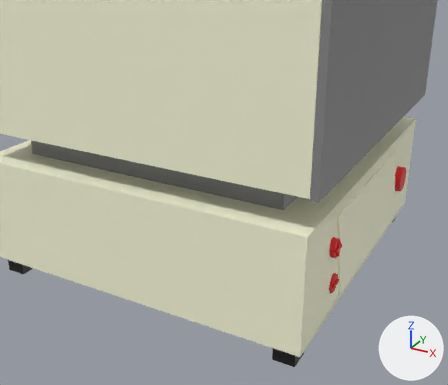
The FBX model Assets/Objects/Models/FBX/Forno v4.fbx, before and after one commit.
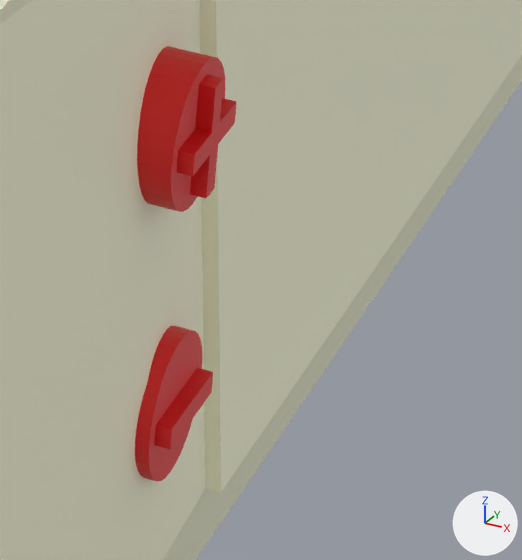
Old and new are each drawn whole from a 50 mm camera at (0.398, -0.892, 0.552) aimed at (0.017, -0.2, 0.206) and again close up on the part from 70% to 85% of the width and 60% to 79% of the height. The axes (+X, +Y, +Z) are drawn at lower right. The lights are the same throughout. Where no turn or scale is listed for an object, it has been applied to the vertices. Vertices at the same position are counted once.

Objects in the first close-up: 'Blocco base', 'Schermo', 'Tasto', 'Tasto meno'.
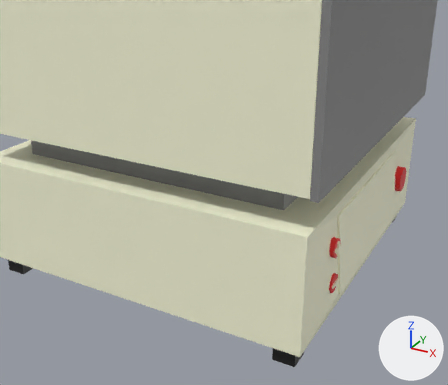
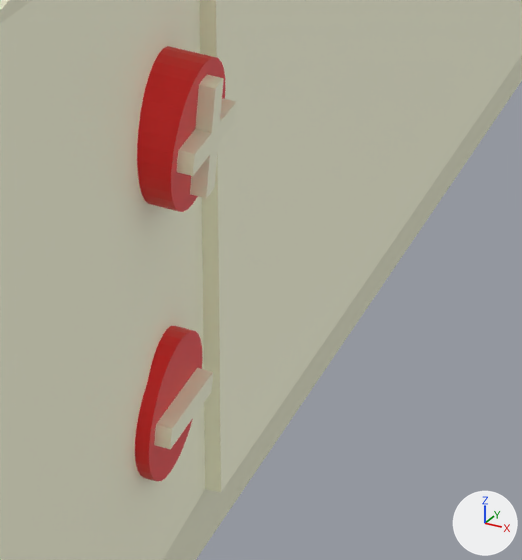
Diff of the bpy script that builds the scene:
```diff
--- a/Assets/Objects/Models/FBX/Forno v4.fbx.py
+++ b/Assets/Objects/Models/FBX/Forno v4.fbx.py
@@ me_cylinder @@
 me_cylinder.from_pydata(...)  # 116 vertices, 90 faces; spans x -0.0139..0.0169, y -0.0139..0.0139, z -0.0139..0.0139
 # used by ob_tasto; location = (0.1605, -0.1659, 0.1428)
+# me_cylinder part 1: all 21 faces centred in x 0.0154..0.0169, y -0.011..0.011, z -0.011..0.011 switch from mat_rosso (red #e7171a) to mat_base (white #ffffe0)
@@ me_cylinder_004 @@
 me_cylinder_004.from_pydata(...)  # 110 vertices, 84 faces; spans x -0.0139..0.0169, y -0.0139..0.0139, z -0.0139..0.0139
 # used by ob_tasto_meno; location = (0.1605, -0.1659, 0.0875)
+# me_cylinder_004 part 2: all 13 faces centred in x 0.0154..0.0169, y -0.011..0.011, z -0.0022..0.0022 switch from mat_rosso (red #e7171a) to mat_base (white #ffffe0)
```

Changed parts and their boxes [x1, y1, x2, y2] in the close-ups (522 x 560 px):
part 1 of me_cylinder, recoloured
    both: [177, 74, 236, 198]
part 2 of me_cylinder_004, recoloured
    both: [154, 368, 213, 449]
